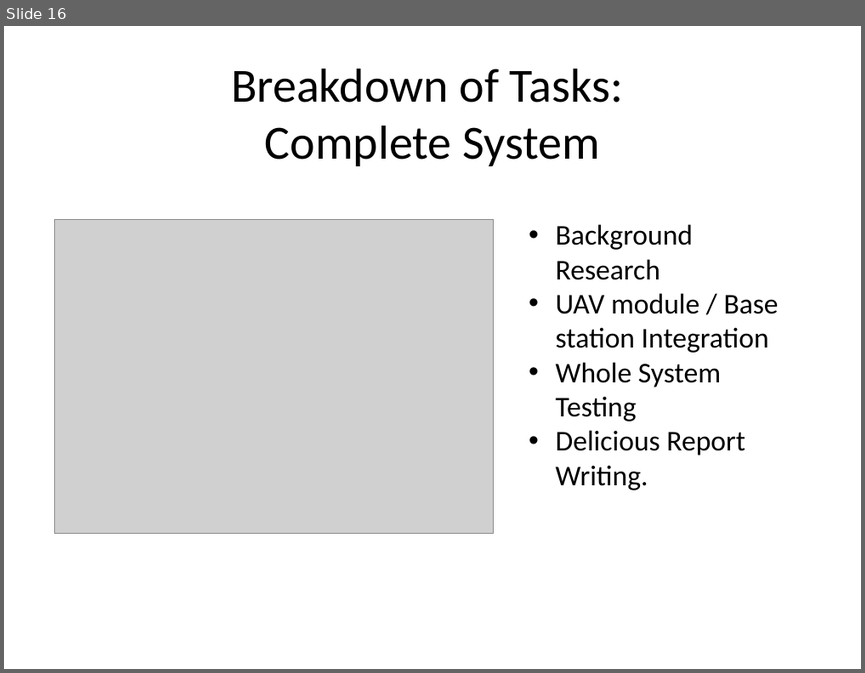
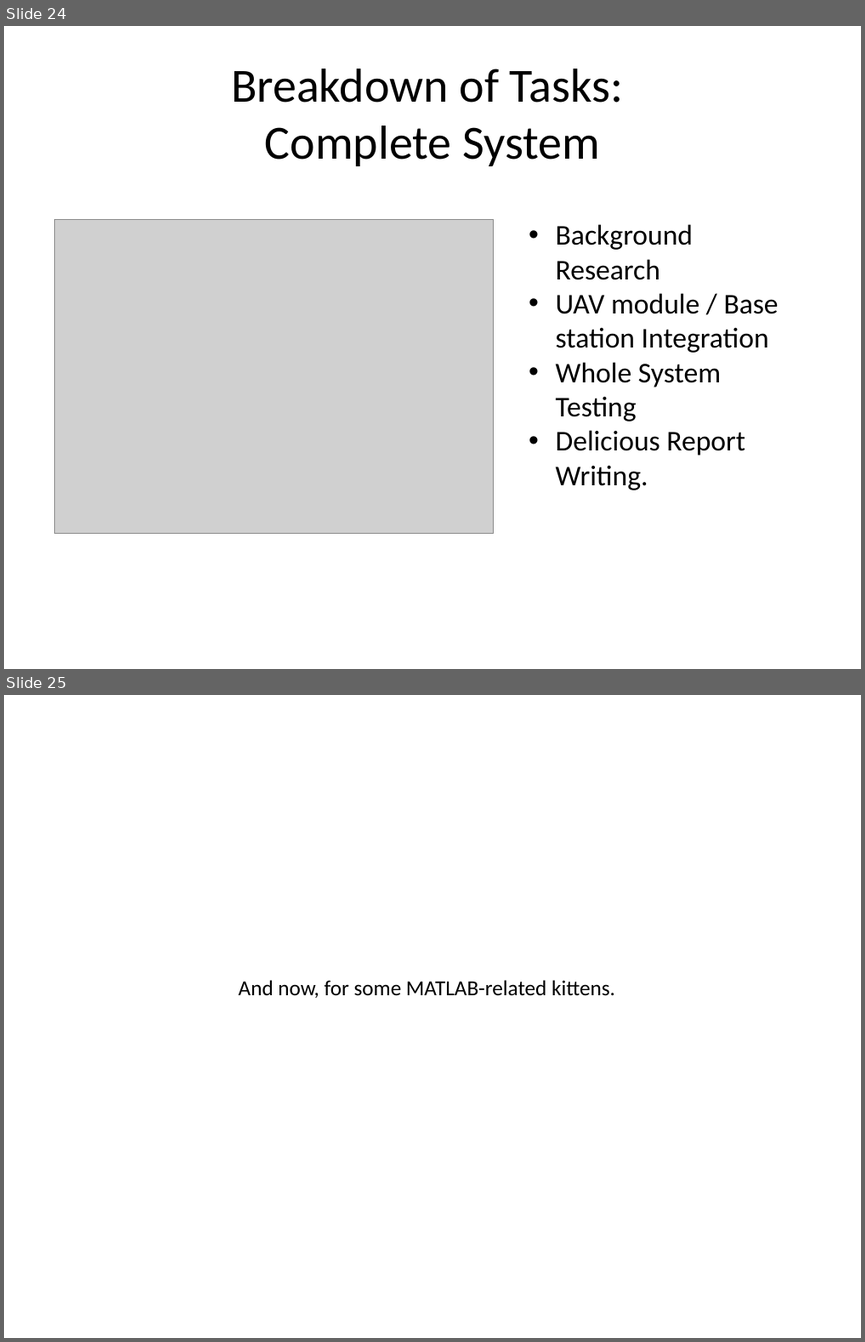
Before and after one commit to andybusse/uavcamera, a slide deck: documents/GDP Group 18 pres.ppt. Shown one above the other, each under a label of ours: slide 16 before the commit, slides 24 and 25 after it. The pictures are 865x673 and 865x1342 pixels, drawn with LibreOffice and Linux fonts; fonts in the diff are those of the drawing; grey boxes stand for pictures. Boxes give left, top, right and bottom in pixels: in the first picture for what was removed or moved away, otherwise in the second. Text is boxed around its words. In the diff, an @@ line names an element or a change of style, - is before the commit and + after.

```diff
--- a/documents/GDP Group 18 pres.ppt
+++ b/documents/GDP Group 18 pres.ppt
@@ slide 25 added at (x1=4, y1=695, x2=861, y2=1338), background #FFFFFF @@
@@ text added at (x1=239, y1=980, x2=615, y2=998), 18 pt, text #000000 @@
+And now, for some MATLAB-related kittens.
@@ what was slide 16 is now slide 24 @@
```
Also in this commit, not shown: 7 slides changed, 4 other slides added, 3 slides removed.
